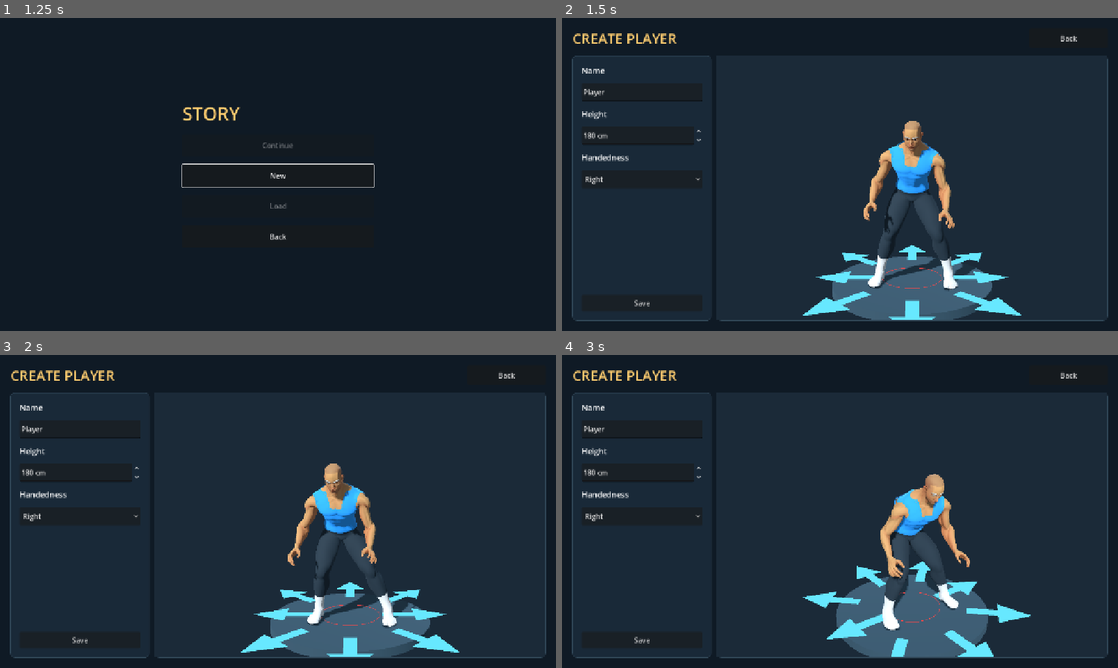
Above: before the commit, frames 1-4 (two rows, left to right).
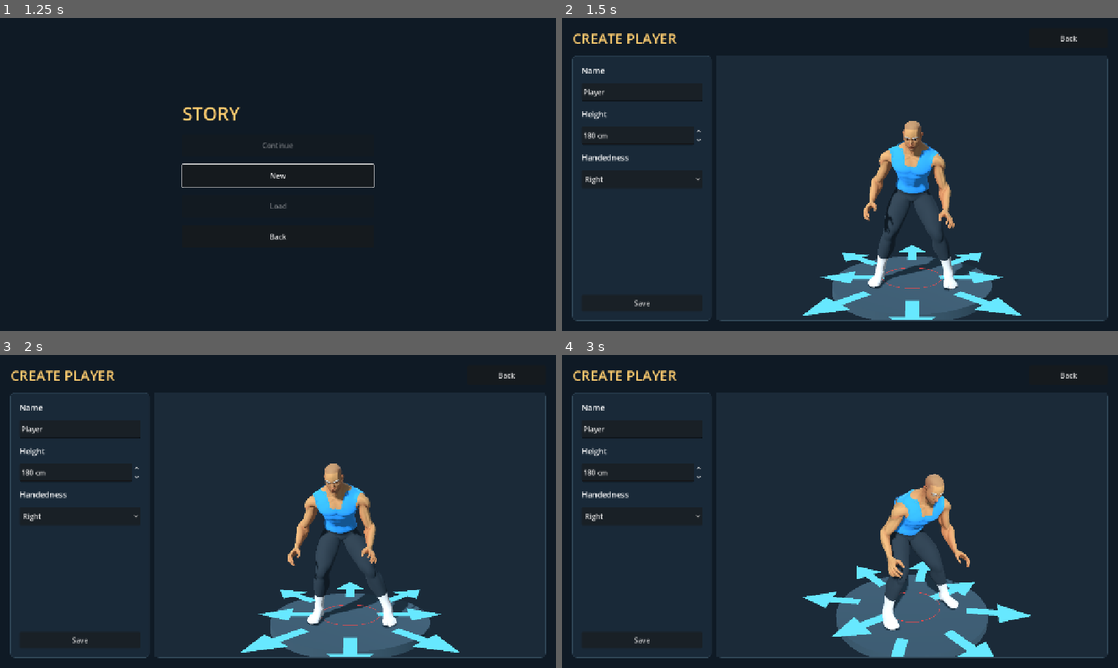
Above: after the commit, the same moments.

Repository: foreandr/volleyball
Game: Godot game, scene res://scenes/main.tscn
Same seed, same stepped clock (60 frames per second), same inputs: the game is played once before the commit and once after it.
Inputs (mouse positions are in pixels of both pictures, inside the frame that each line leads up to):
- Up to frame 1 (1.25 s): click "Story" at 0.5 s
- Up to frame 2 (1.5 s): click "New" at 1.25 s
- Up to frame 3 (2 s): no input
- Up to frame 4 (3 s): tap Enter at 2 s; move the mouse to (962, 495) at 2.02 s; hold Right 2.03-2.75 s; tap Z at 2.1 s; click (962, 495) at 2.17 s; tap Space at 2.27 s; drag from (728, 527) to (812, 574) at 2.77 s

Frame 1 is identical in both runs. In frame 2, 0.1% of the frame differs, in the area x 45-81%, y 80-85%; in frame 3, 0.1%; in frame 4, 0.2%, in the area x 47-75%, y 72-91%.

Commit message:
Bring lateral landing targets to sixty centimeters

Diff:
--- a/scripts/player_direction_arrows.gd
+++ b/scripts/player_direction_arrows.gd
@@ -1,7 +1,7 @@
 extends MeshInstance3D
 
 const LANDING_RADIUS := 0.90
-const SIDE_LANDING_RADIUS := 0.65
+const SIDE_LANDING_RADIUS := 0.60
 var selected := 0
 
 func _ready() -> void:
